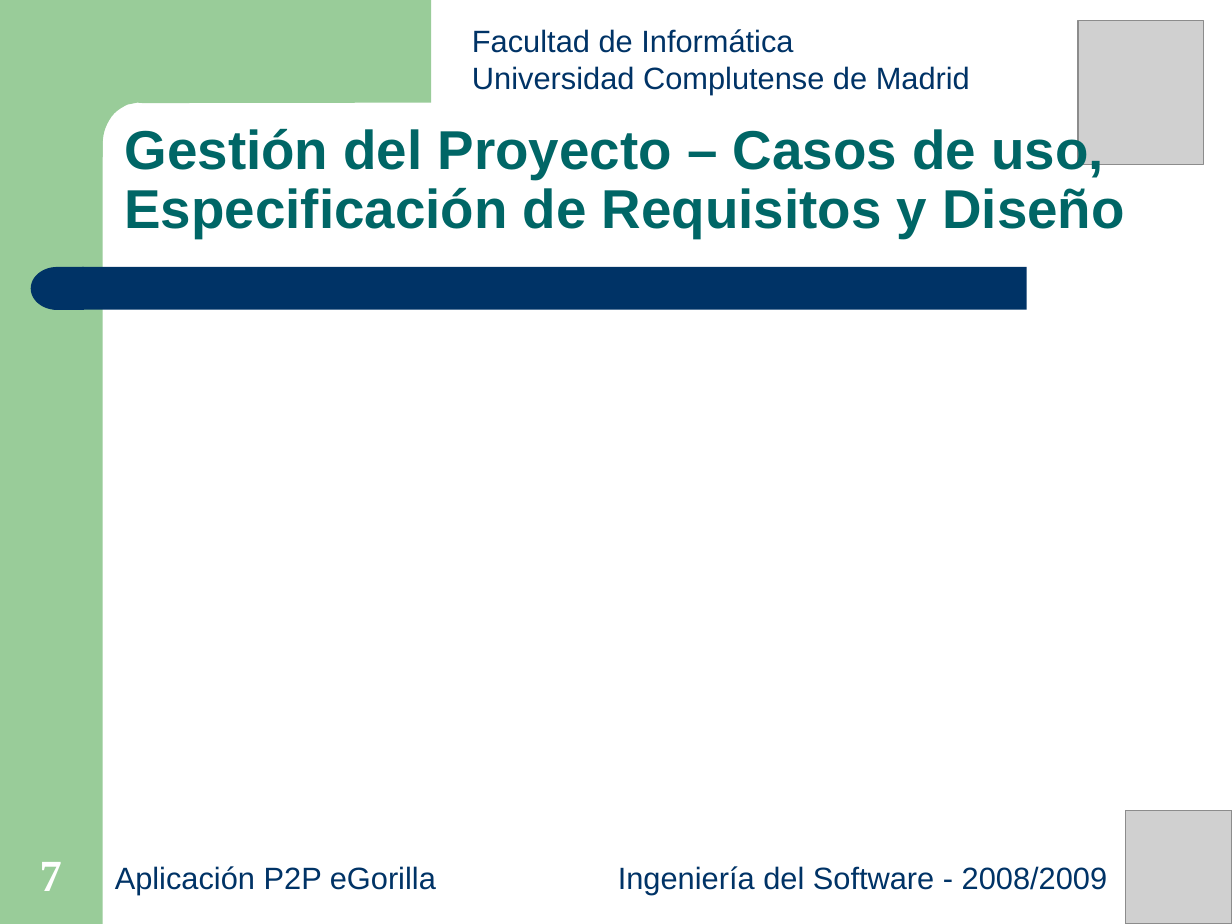
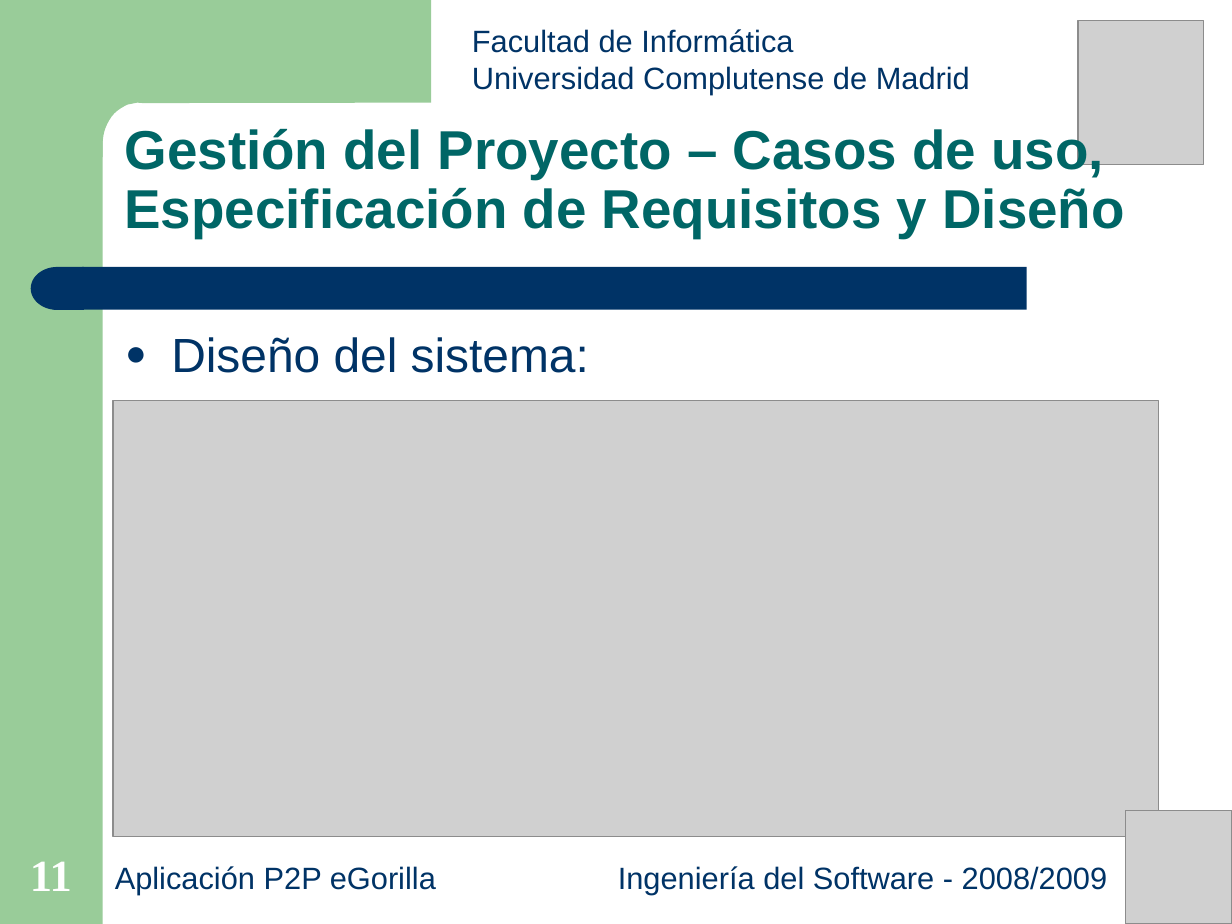
Before and after one commit to salcedonia/egorilla-software-engineering-2008-2009, a slide deck: slide 11 of doc/presentaciones/Presentacion_27-05-2009.ppt (slide 7 before the commit). Drawn at 1232x924 pixels with LibreOffice and Linux fonts; fonts in the diff are those of the drawing; grey boxes stand for pictures. Boxes give left, top, right and bottom in pixels: in the first picture for what was removed or moved away, otherwise in the second. Text is boxed around its words. In the diff, an @@ line names an element or a change of style, - is before the commit and + after.

```diff
--- a/doc/presentaciones/Presentacion_27-05-2009.ppt
+++ b/doc/presentaciones/Presentacion_27-05-2009.ppt
@@ text added at <box>171,337,589,373</box>, 28 pt, text #003366 @@
+● Diseño del sistema:
@@ picture added at <box>113,400,1158,837</box> @@
@@ page number at <box>30,862,72,891</box>: text changed @@
-7
+11
```
Also in this commit, not shown: 4 slides added.
